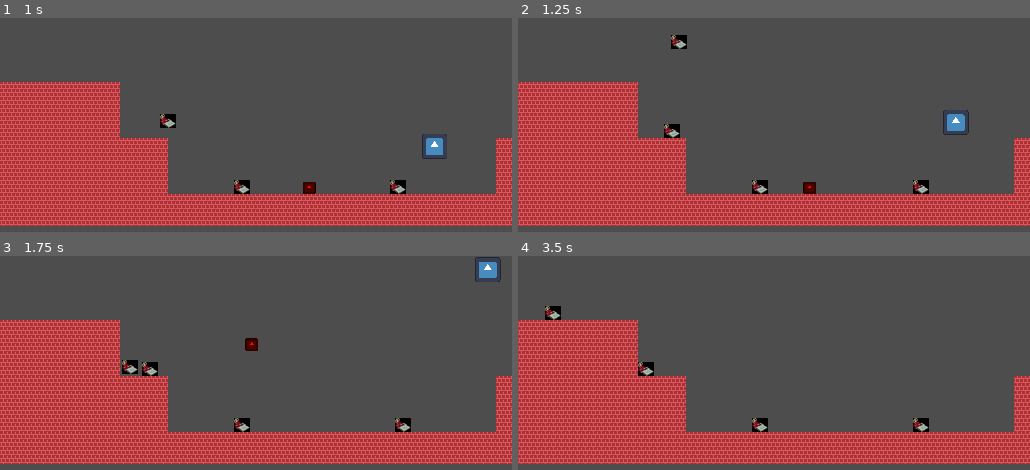
Above: before the commit, frames 1-4 (two rows, left to right).
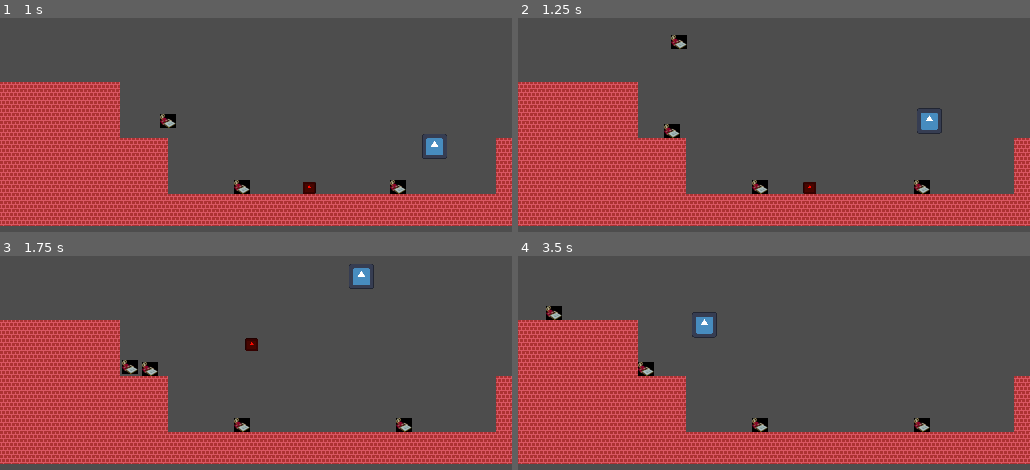
Above: after the commit, the same moments.

Repository: barndles/RolesReversedGMTK
Game: Godot game, scene res://testing_scene_that_wont_cause_merge_conflicts.tscn
Same seed, same stepped clock (60 frames per second), same inputs: the game is played once before the commit and once after it. This scene is started directly instead of the project's main scene. The engine's default icon, where the game draws it, is replaced by a stand-in: a white triangle on a blue panel in a dark square.
Inputs:
- Up to frame 1 (1 s): no input
- Up to frame 2 (1.25 s): no input
- Up to frame 3 (1.75 s): no input
- Up to frame 4 (3.5 s): no input

Frame 1 is identical in both runs. In frame 2, 0.8% of the frame differs, in the area x 77-89%, y 42-83%; in frame 3, 0.8%; in frame 4, 0.6%.

Commit message:
bouncy boy collision

Diff:
--- a/flipper.tscn
+++ b/flipper.tscn
@@ -1,10 +1,7 @@
-[gd_scene load_steps=5 format=3 uid="uid://bjg1txxb7wj4a"]
+[gd_scene load_steps=4 format=3 uid="uid://bjg1txxb7wj4a"]
 
 [ext_resource type="Script" path="res://flipper.gd" id="1_5hp2h"]
 [ext_resource type="Texture2D" uid="uid://h6tgmq7n2byb" path="res://Assets/flipper.png" id="1_bpfl3"]
-
-[sub_resource type="RectangleShape2D" id="RectangleShape2D_hn74b"]
-size = Vector2(16, 14)
 
 [sub_resource type="RectangleShape2D" id="RectangleShape2D_unw6j"]
 size = Vector2(14, 12)
@@ -15,8 +12,8 @@
 [node name="Flipper" type="Sprite2D" parent="."]
 texture = ExtResource("1_bpfl3")
 
-[node name="CollisionShape2D" type="CollisionShape2D" parent="."]
-shape = SubResource("RectangleShape2D_hn74b")
+[node name="CollisionPolygon2D" type="CollisionPolygon2D" parent="."]
+polygon = PackedVector2Array(-8, -7, 8, 2, 8, 7, -8, 7)
 
 [node name="Area2D" type="Area2D" parent="."]
 position = Vector2(17, -1)
